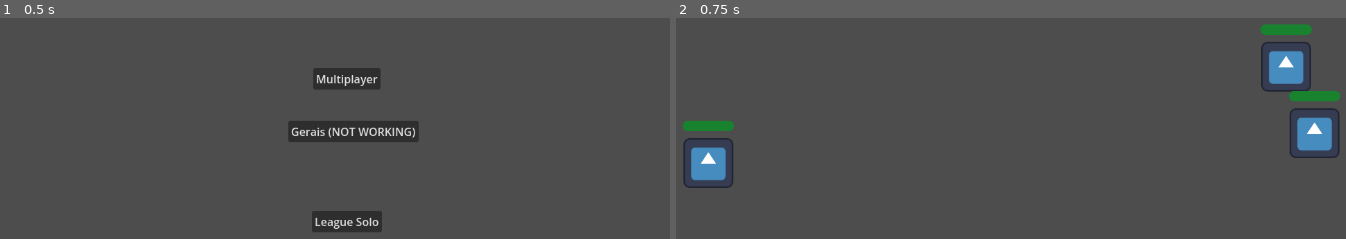
Above: before the commit, frames 1-2 (left to right).
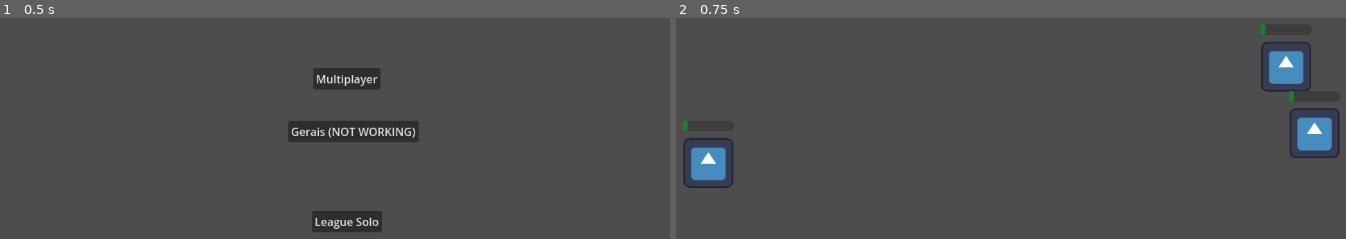
Above: after the commit, the same moments.

Repository: Middlent/meus-teste
Game: Godot game, scene res://HUB.tscn
The game is run twice, just before and just after one commit, with the same random seed, the same clock (stepped at 60 frames per second) and the same inputs. The engine's default icon, where the game draws it, is replaced by a stand-in: a white triangle on a blue panel in a dark square.
Inputs:
- Up to frame 1 (0.5 s): no input
- Up to frame 2 (0.75 s): click "League Solo" at 0.5 s

Frame 1 is identical in both runs. In frame 2, 1.0% of the frame differs, in the area x 1-100%, y 2-52%.

Commit message:
Fiz o esqueleto de onde vai ficar as skills

Diff:
--- a/MultiplayerHub/League/Champions/Teste.tres
+++ /dev/null
@@ -1,21 +0,0 @@
-[gd_resource type="Resource" script_class="Champion" load_steps=4 format=3 uid="uid://dxmaxku0qwqdw"]
-
-[ext_resource type="Script" path="res://MultiplayerHub/League/Resources/champion.gd" id="1_efhwc"]
-[ext_resource type="Script" path="res://MultiplayerHub/League/Resources/stats.gd" id="2_e2jke"]
-
-[sub_resource type="Resource" id="Resource_7tuq3"]
-resource_local_to_scene = true
-script = ExtResource("2_e2jke")
-hpBase = 600.0
-hpLevel = 102.0
-asBase = 0.625
-asLevel = 0.0
-adBase = 60.0
-adLevel = 2.75
-rangeBase = 300.0
-projSpeed = 100.0
-
-[resource]
-resource_local_to_scene = true
-script = ExtResource("1_efhwc")
-stats = SubResource("Resource_7tuq3")
--- /dev/null
+++ b/MultiplayerHub/League/Champions/Teste/Teste.tres
@@ -0,0 +1,11 @@
+[gd_resource type="Resource" script_class="ChampionResource" load_steps=4 format=3 uid="uid://dxmaxku0qwqdw"]
+
+[ext_resource type="Script" path="res://MultiplayerHub/League/Resources/champion.gd" id="2_mnr61"]
+[ext_resource type="PackedScene" uid="uid://cvxhe3lnd56je" path="res://MultiplayerHub/League/Champions/Teste/Teste_Skills.tscn" id="2_yvyxh"]
+[ext_resource type="Resource" uid="uid://dp8cq3h6nbls" path="res://MultiplayerHub/League/Champions/Teste/Teste_Stats.tres" id="3_x5rfs"]
+
+[resource]
+resource_local_to_scene = true
+script = ExtResource("2_mnr61")
+stats = ExtResource("3_x5rfs")
+skills = ExtResource("2_yvyxh")
--- /dev/null
+++ b/MultiplayerHub/League/Champions/Teste/Teste_Skills.tscn
@@ -0,0 +1,6 @@
+[gd_scene load_steps=2 format=3 uid="uid://cvxhe3lnd56je"]
+
+[ext_resource type="Script" path="res://MultiplayerHub/League/Champions/Teste/teste_skills.gd" id="1_dovox"]
+
+[node name="TesteSkills" type="Node2D"]
+script = ExtResource("1_dovox")
--- /dev/null
+++ b/MultiplayerHub/League/Champions/Teste/Teste_Stats.tres
@@ -0,0 +1,14 @@
+[gd_resource type="Resource" script_class="Stats" load_steps=2 format=3 uid="uid://dp8cq3h6nbls"]
+
+[ext_resource type="Script" path="res://MultiplayerHub/League/Resources/stats.gd" id="1_rqktk"]
+
+[resource]
+script = ExtResource("1_rqktk")
+hpBase = 600.0
+hpLevel = 102.0
+asBase = 0.625
+asLevel = 0.0
+adBase = 60.0
+adLevel = 2.75
+rangeBase = 300.0
+projSpeed = 100.0
--- /dev/null
+++ b/MultiplayerHub/League/Champions/Teste/teste_skills.gd
@@ -0,0 +1 @@
+extends SkillSet
--- /dev/null
+++ b/MultiplayerHub/League/Champions/skill_set.gd
@@ -0,0 +1,25 @@
+class_name SkillSet extends Node2D
+
+func _input(event):
+	if event is InputEventKey and event.pressed:
+		match event.keycode:
+			KEY_Q:
+				Q()
+			KEY_W:
+				W()
+			KEY_E:
+				E()
+			KEY_R:
+				R()
+
+func Q():
+	print("Unimplemented Skill ",get_parent())
+
+func W():
+	print("Unimplemented Skill ",get_parent())
+
+func E():
+	print("Unimplemented Skill ",get_parent())
+
+func R():
+	print("Unimplemented Skill ",get_parent())
--- a/MultiplayerHub/League/LeagueGame.tscn
+++ b/MultiplayerHub/League/LeagueGame.tscn
@@ -1,8 +1,8 @@
 [gd_scene load_steps=5 format=3 uid="uid://brlan1k2xuo2b"]
 
 [ext_resource type="Script" path="res://MultiplayerHub/League/league_game.gd" id="1_8dj8x"]
-[ext_resource type="PackedScene" uid="uid://cevd6qfwwptog" path="res://MultiplayerHub/League/LeaguePlayer.tscn" id="2_gi6wy"]
-[ext_resource type="Resource" uid="uid://dxmaxku0qwqdw" path="res://MultiplayerHub/League/Champions/Teste.tres" id="3_be2pn"]
+[ext_resource type="PackedScene" uid="uid://c0jdmmweweu4e" path="res://MultiplayerHub/League/LeaguePlayer.tscn" id="2_gi6wy"]
+[ext_resource type="Resource" uid="uid://dxmaxku0qwqdw" path="res://MultiplayerHub/League/Champions/Teste/Teste.tres" id="3_be2pn"]
 
 [sub_resource type="SceneReplicationConfig" id="SceneReplicationConfig_xeid5"]
 properties/0/path = NodePath("Vidas 1:text")
--- a/MultiplayerHub/League/LeaguePlayer.tscn
+++ b/MultiplayerHub/League/LeaguePlayer.tscn
@@ -29,7 +29,7 @@
 ProgressBar/styles/background = SubResource("StyleBoxFlat_k6h8t")
 ProgressBar/styles/fill = SubResource("StyleBoxFlat_8jx82")
 
-[sub_resource type="Animation" id="Animation_xcsel"]
+[sub_resource type="Animation" id="Animation_ruci7"]
 resource_name = "Walking"
 loop_mode = 1
 tracks/0/type = "value"
@@ -55,33 +55,6 @@
 "transitions": PackedFloat32Array(1, 1, 1),
 "update": 0,
 "values": [Vector2(1, 1), Vector2(1.14286, 0.918527), Vector2(1, 1)]
-}
-
-[sub_resource type="Animation" id="Animation_itmbv"]
-length = 0.001
-tracks/0/type = "value"
-tracks/0/imported = false
-tracks/0/enabled = true
-tracks/0/path = NodePath("Sprite:position")
-tracks/0/interp = 1
-tracks/0/loop_wrap = true
-tracks/0/keys = {
-"times": PackedFloat32Array(0),
-"transitions": PackedFloat32Array(1),
-"update": 0,
-"values": [Vector2(0.00012207, 0)]
-}
-tracks/1/type = "value"
-tracks/1/imported = false
-tracks/1/enabled = true
-tracks/1/path = NodePath("Sprite:scale")
-tracks/1/interp = 1
-tracks/1/loop_wrap = true
-tracks/1/keys = {
-"times": PackedFloat32Array(0),
-"transitions": PackedFloat32Array(1),
-"update": 0,
-"values": [Vector2(1, 1)]
 }
 tracks/2/type = "value"
 tracks/2/imported = false
@@ -93,12 +66,11 @@
 "times": PackedFloat32Array(0),
 "transitions": PackedFloat32Array(1),
 "update": 0,
-"values": [0.0]
-}
-
-[sub_resource type="Animation" id="Animation_ruci7"]
-resource_name = "Walking"
-loop_mode = 1
+"values": [0.349066]
+}
+
+[sub_resource type="Animation" id="Animation_itmbv"]
+length = 0.001
 tracks/0/type = "value"
 tracks/0/imported = false
 tracks/0/enabled = true
@@ -106,10 +78,10 @@
 tracks/0/interp = 1
 tracks/0/loop_wrap = true
 tracks/0/keys = {
-"times": PackedFloat32Array(0, 0.5, 1),
-"transitions": PackedFloat32Array(1, 1, 1),
-"update": 0,
-"values": [Vector2(0.00012207, 0), Vector2(0.00012207, 5.21429), Vector2(0.00012207, 0)]
+"times": PackedFloat32Array(0),
+"transitions": PackedFloat32Array(1),
+"update": 0,
+"values": [Vector2(0.00012207, 0)]
 }
 tracks/1/type = "value"
 tracks/1/imported = false
@@ -118,10 +90,10 @@
 tracks/1/interp = 1
 tracks/1/loop_wrap = true
 tracks/1/keys = {
-"times": PackedFloat32Array(0, 0.5, 1),
-"transitions": PackedFloat32Array(1, 1, 1),
-"update": 0,
-"values": [Vector2(1, 1), Vector2(1.14286, 0.918527), Vector2(1, 1)]
+"times": PackedFloat32Array(0),
+"transitions": PackedFloat32Array(1),
+"update": 0,
+"values": [Vector2(1, 1)]
 }
 tracks/2/type = "value"
 tracks/2/imported = false
@@ -133,7 +105,35 @@
 "times": PackedFloat32Array(0),
 "transitions": PackedFloat32Array(1),
 "update": 0,
-"values": [0.349066]
+"values": [0.0]
+}
+
+[sub_resource type="Animation" id="Animation_xcsel"]
+resource_name = "Walking"
+loop_mode = 1
+tracks/0/type = "value"
+tracks/0/imported = false
+tracks/0/enabled = true
+tracks/0/path = NodePath("Sprite:position")
+tracks/0/interp = 1
+tracks/0/loop_wrap = true
+tracks/0/keys = {
+"times": PackedFloat32Array(0, 0.5, 1),
+"transitions": PackedFloat32Array(1, 1, 1),
+"update": 0,
+"values": [Vector2(0.00012207, 0), Vector2(0.00012207, 5.21429), Vector2(0.00012207, 0)]
+}
+tracks/1/type = "value"
+tracks/1/imported = false
+tracks/1/enabled = true
+tracks/1/path = NodePath("Sprite:scale")
+tracks/1/interp = 1
+tracks/1/loop_wrap = true
+tracks/1/keys = {
+"times": PackedFloat32Array(0, 0.5, 1),
+"transitions": PackedFloat32Array(1, 1, 1),
+"update": 0,
+"values": [Vector2(1, 1), Vector2(1.14286, 0.918527), Vector2(1, 1)]
 }
 
 [sub_resource type="Animation" id="Animation_wqjqj"]
--- a/MultiplayerHub/League/Resources/champion.gd
+++ b/MultiplayerHub/League/Resources/champion.gd
@@ -1,6 +1,7 @@
-class_name Champion extends Resource
+class_name ChampionResource extends Resource
 
 @export var stats: Stats
+@export var skills: PackedScene
 
 var attack_data :
 	get:
--- a/MultiplayerHub/League/league_player.gd
+++ b/MultiplayerHub/League/league_player.gd
@@ -1,7 +1,7 @@
 extends CharacterBody2D
 
 @export var team = 0
-@export var champion: Champion
+@export var champion: ChampionResource
 
 @rpc("call_local")
 func check(id, player_team):
@@ -15,11 +15,20 @@
 		add_to_group("Enemy")
 
 
-func _init():
-	setup.call_deferred()
+func _ready():
+	setup.rpc.call_deferred()
 
+@rpc("call_local")
 func setup():
 	champion.stats.changed.connect(on_stats_changed)
+	var skills = champion.skills.instantiate()
+	skills.name = "Skills"
+
+	add_child(skills)
+
+	var is_me = multiplayer.get_unique_id() == get_multiplayer_authority()
+	skills.set_process(is_me)
+	skills.set_process_input(is_me)
 
 func on_stats_changed():
 	$ProgressBar.max_value = champion.stats.hpBase + champion.stats.hpLevel * (champion.stats.level - 1)
